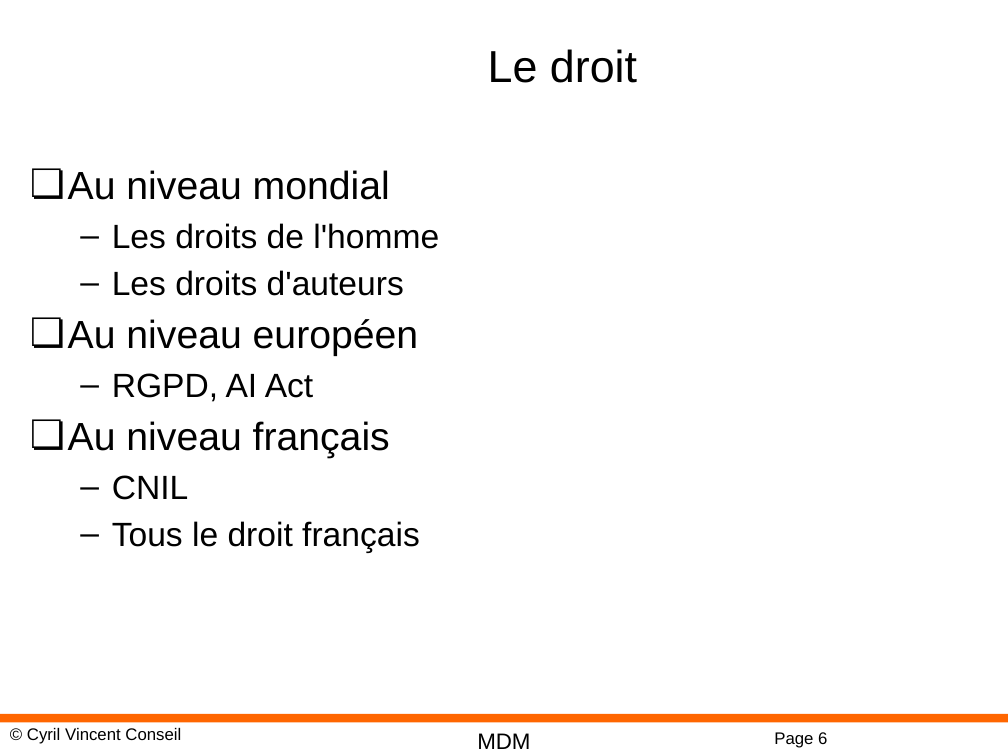
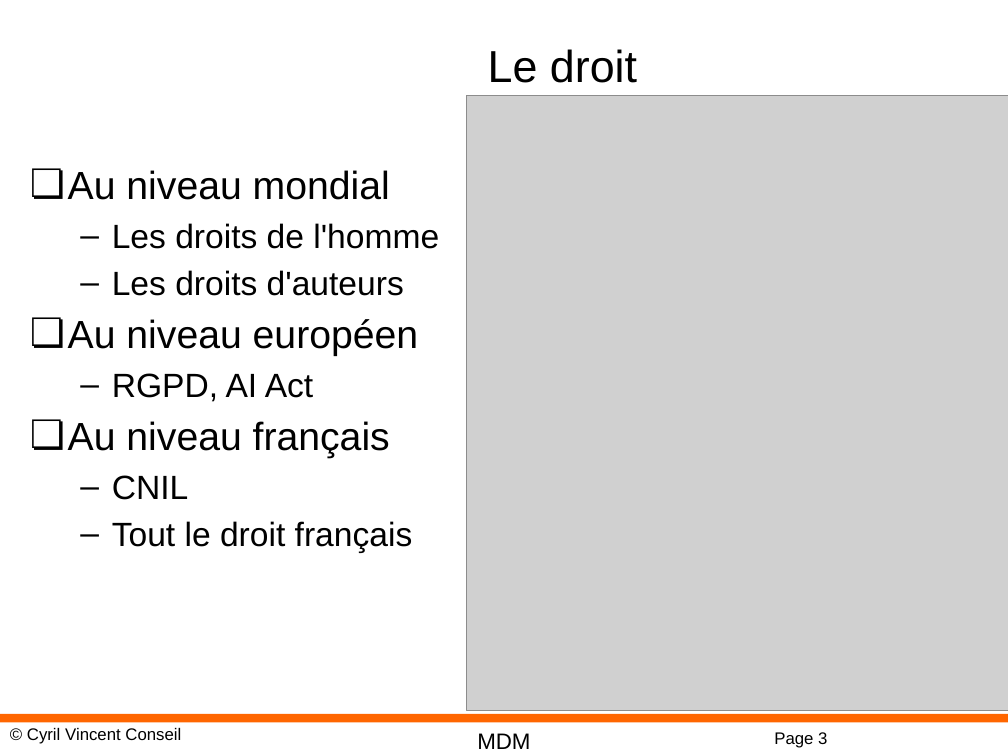
Before and after one commit to cyrilvincent/mdm, a slide deck: slide 3 of DM07-X-Legal.pptx (slide 6 before the commit). Drawn at 1008x756 pixels with LibreOffice and Linux fonts; fonts in the diff are those of the drawing; grey boxes stand for pictures; background and template pictures are left out. Boxes give left, top, right and bottom in pixels: in the first picture for what was removed or moved away, otherwise in the second. Text is boxed around its words. In the diff, an @@ line names an element or a change of style, - is before the commit and + after.

```diff
--- a/DM07-X-Legal.pptx
+++ b/DM07-X-Legal.pptx
@@ picture added at [467, 96, 1008, 711] @@
@@ text at [112, 521, 413, 553]: text changed @@
-  – Tous le droit français
+  – Tout le droit français
@@ page number at [774, 732, 827, 748]: text changed @@
-Page 6
+Page 3
```
Also in this commit, not shown: 3 slides removed, 5 other files.
